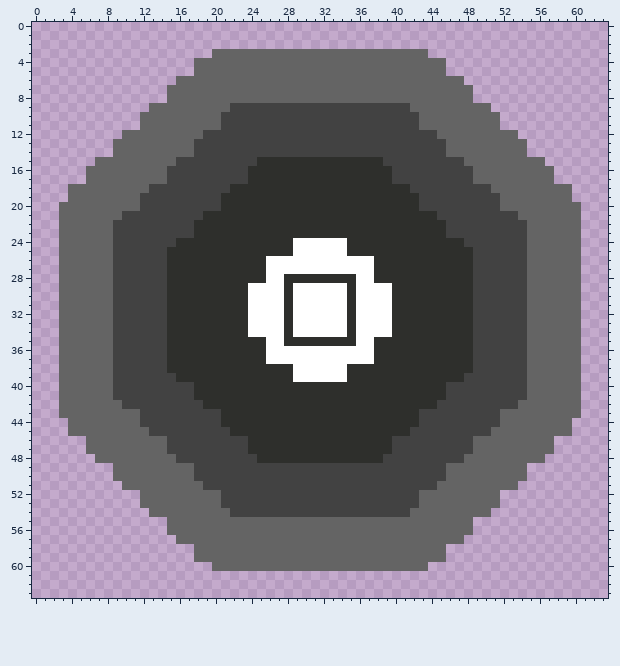
A pixel-art sprite gets an edit: Assets/Sprites/command.png. The picture above is the old version.
The file is 64x64 pixels.
Now the later version:
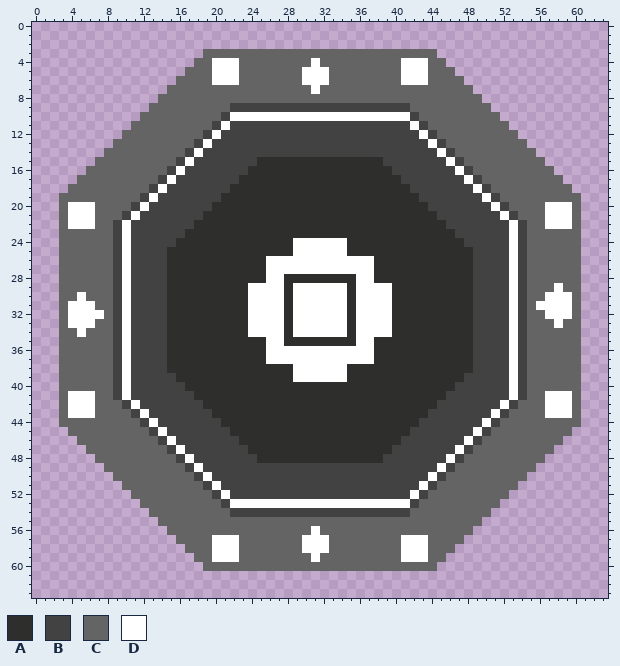
Palette (. is transparent): A #2e2f2c  B #424242  C #646464  D #ffffff
Edits made:
Changed rows in their new state; - is an unchanged pixel.
first column x 3:
 3 ----------------C------------------------C----------------
 4 -----------------DDD--------D---------DDD-----------------
 5 --------------C--DDD-------DDD--------DDD--C--------------
 6 -----------------DDD-------DDD--------DDD-----------------
 7 ----------------------------D-----------------------------
 8 -----------C----------------------------------C-----------
10 -------------------DDDDDDDDDDDDDDDDDDDD-------------------
11 --------C--------BD--------------------DB--------C--------
12 -----------------D----------------------D-----------------
13 ----------------D------------------------D----------------
14 -----C--------BD--------------------------DB--------C-----
15 --------------D----------------------------D--------------
16 -------------D------------------------------D-------------
17 --C--------BD-------A----------------A-------DB--------C--
18 -----------D----------------------------------D-----------
19 C---------D------------------------------------D---------C
20 -DDD----BD-------A----------------------A-------DB----DDD-
21 -DDD----D----------------------------------------D----DDD-
22 -DDD---D------------------------------------------D---DDD-
23 -------D------A----------------------------A------D-------
24 -------D------------------------------------------D-------
25 -------D------------------------------------------D-------
26 -------D------------------------------------------D-------
27 -------D------------------------------------------D-------
28 -------D------------------------------------------D-------
29 -------D------------------------------------------D----D--
30 --D----D------------------------------------------D---DDD-
31 -DDD---D------------------------------------------D--DDDD-
32 -DDDD--D------------------------------------------D---DDD-
33 -DDD---D------------------------------------------D----D--
34 --D----D------------------------------------------D-------
35 -------D------------------------------------------D-------
36 -------D------------------------------------------D-------
37 -------D------------------------------------------D-------
38 -------D------------------------------------------D-------
39 -------D------------------------------------------D-------
40 -------D------A----------------------------A------D-------
41 -DDD---D------------------------------------------D---DDD-
42 -DDD----D----------------------------------------D----DDD-
43 -DDD----BD-------A----------------------A-------DB----DDD-
44 C---------D------------------------------------D---------C
45 -----------D----------------------------------D-----------
46 --C--------BD-------A----------------A-------DB--------C--
47 -------------D------------------------------D-------------
48 --------------D----------------------------D--------------
49 -----C--------BD--------------------------DB--------C-----
50 ----------------D------------------------D----------------
51 -----------------D----------------------D-----------------
52 --------C--------BD--------------------DB--------C--------
53 -------------------DDDDDDDDDDDDDDDDDDDD-------------------
55 -----------C----------------------------------C-----------
56 ----------------------------D-----------------------------
57 -----------------DDD-------DDD--------DDD-----------------
58 --------------C--DDD-------DDD--------DDD--C--------------
59 -----------------DDD--------D---------DDD-----------------
60 ----------------C------------------------C----------------
